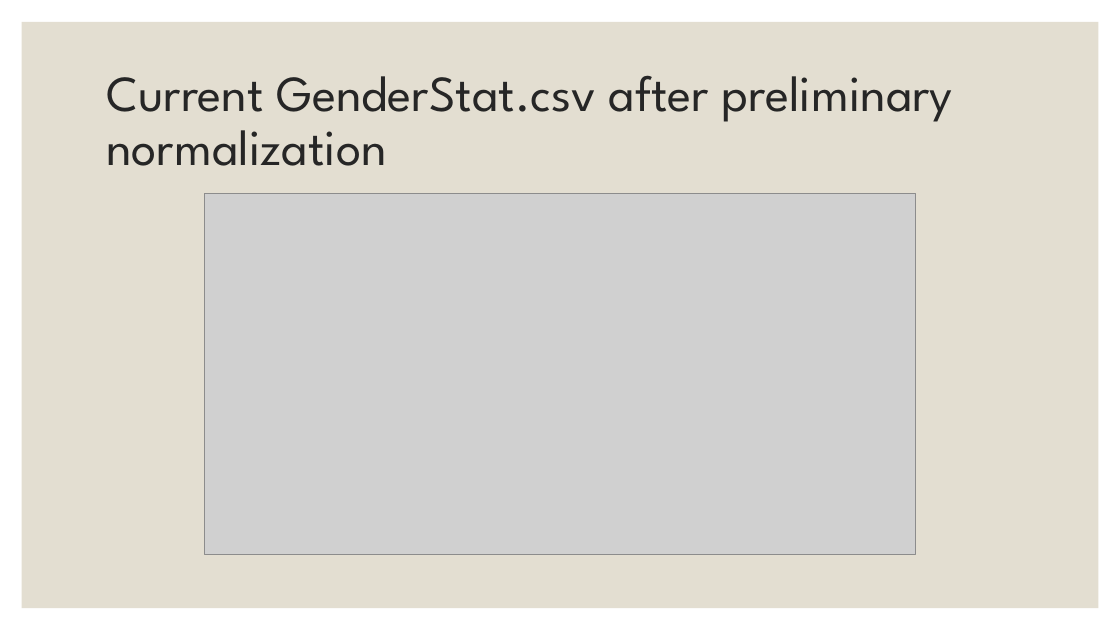
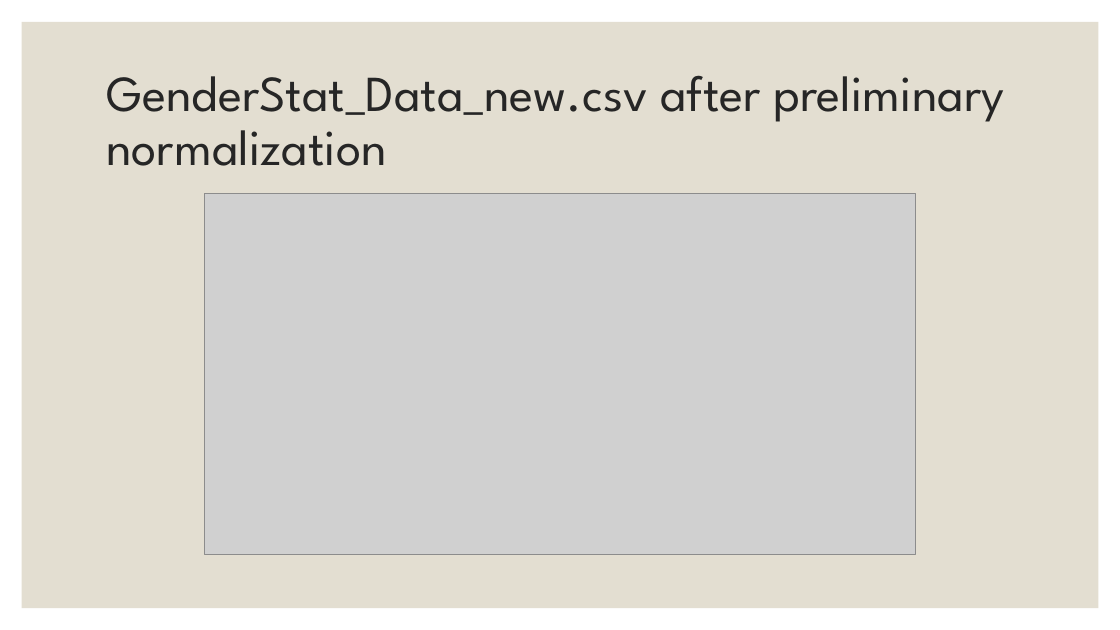
Before and after one commit to EylonSaadon/DataScienceWorkShop, a slide deck: slide 7 of Sallary gap predictionfrom Project Demo.pptx. Drawn at 1120x630 pixels with LibreOffice and Linux fonts; fonts in the diff are those of the drawing; grey boxes stand for pictures. Boxes give left, top, right and bottom in pixels: in the first picture for what was removed or moved away, otherwise in the second. Text is boxed around its words. In the diff, an @@ line names an element or a change of style, - is before the commit and + after.

```diff
--- a/Sallary gap predictionfrom Project Demo.pptx
+++ b/Sallary gap predictionfrom Project Demo.pptx
@@ title at bbox=[106, 75, 1004, 166]: text changed @@
-Current GenderStat.csv after preliminary normalization
+GenderStat_Data_new.csv after preliminary normalization
```
Also in this commit, not shown: 1 slide added.
